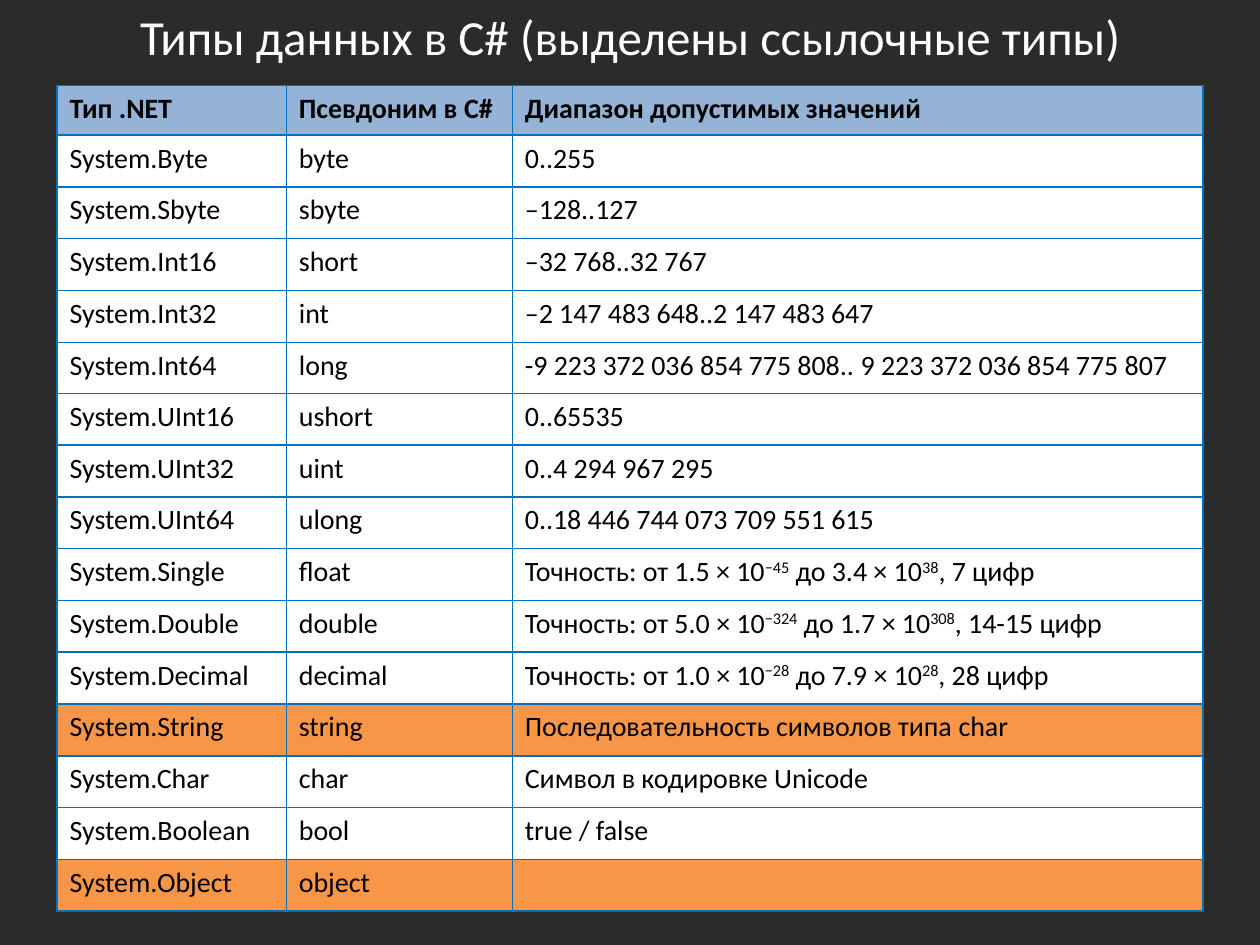
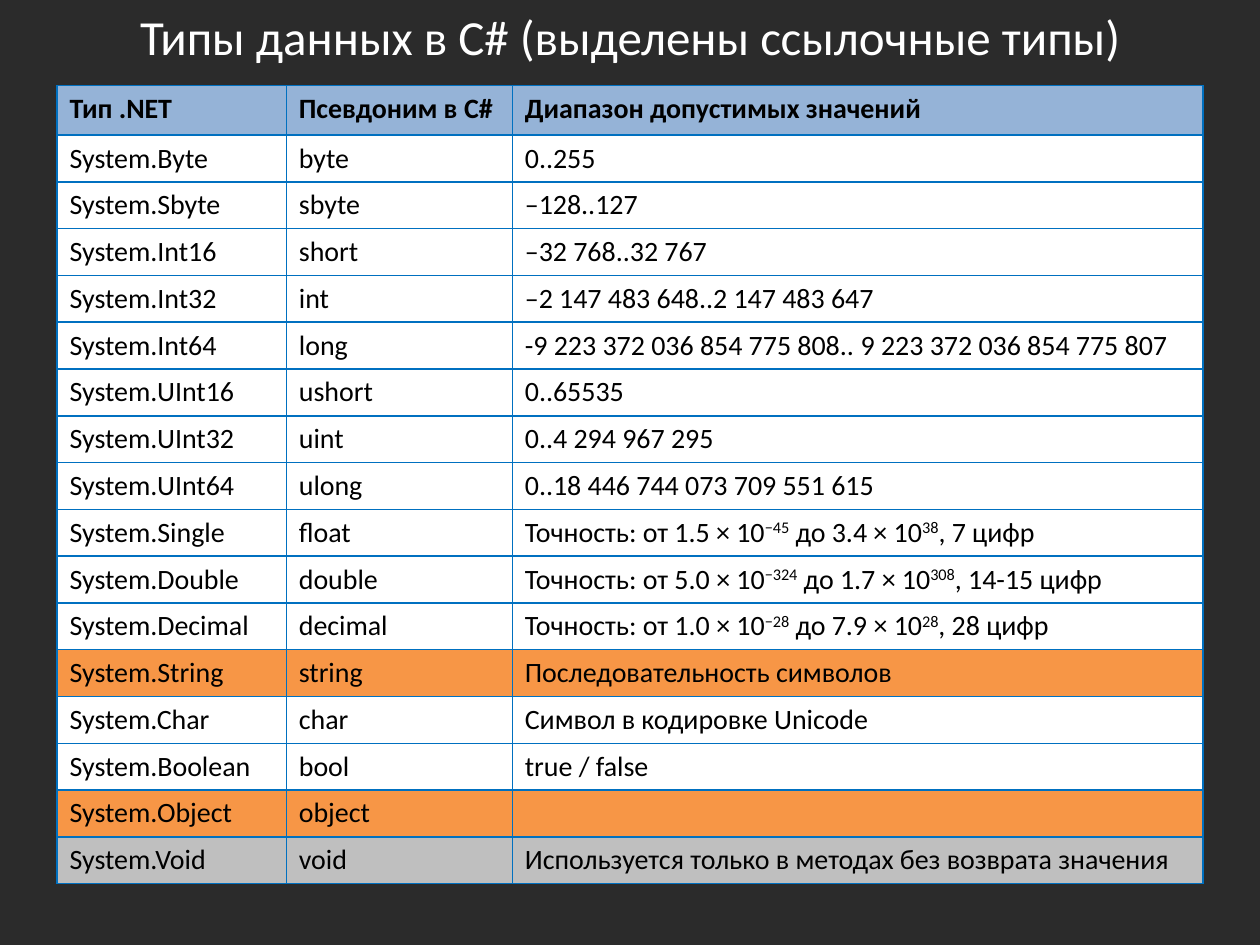
Before and after one commit to bazile/Training, a slide deck: slide 18 of Presentation/lesson-01.pptx. Drawn at 1260x945 pixels with LibreOffice and Linux fonts; fonts in the diff are those of the drawing; background and template pictures are left out; a plain dark background stands for a picture behind light text. Boxes give left, top, right and bottom in pixels: in the first picture for what was removed or moved away, otherwise in the second. Text is boxed around its words. In the diff, an @@ line names an element or a change of style, - is before the commit and + after.

```diff
--- a/Presentation/lesson-01.pptx
+++ b/Presentation/lesson-01.pptx
@@ table at (57,86,1202,878) @@
-row 13, column 3: Последовательность символов типа char
+row 13, column 3: Последовательность символов
+row 17: System.Void | void | Используется только в методах без возврата значения
```
Also in this commit, not shown: 3 other slides changed, 1 slide added, 4 other files.
